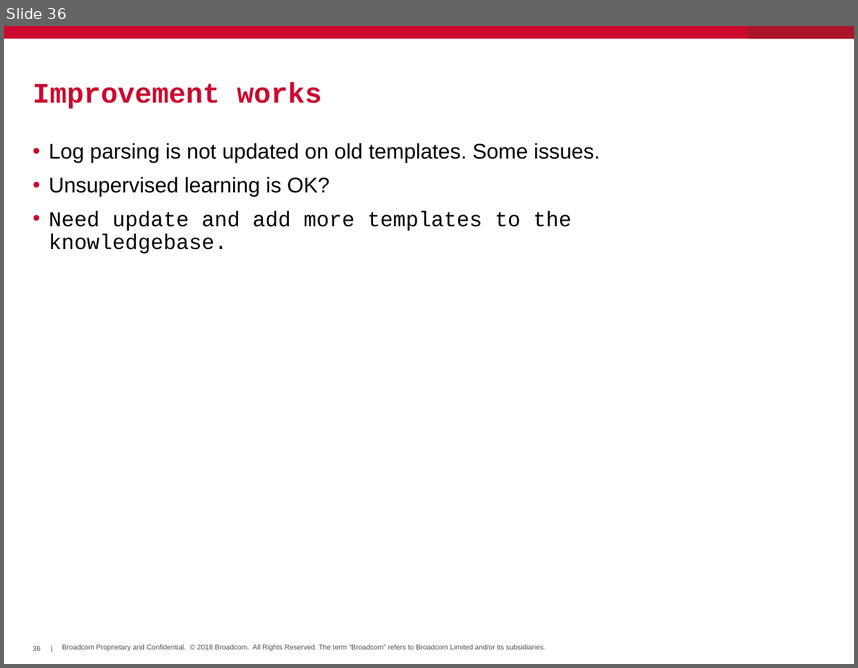
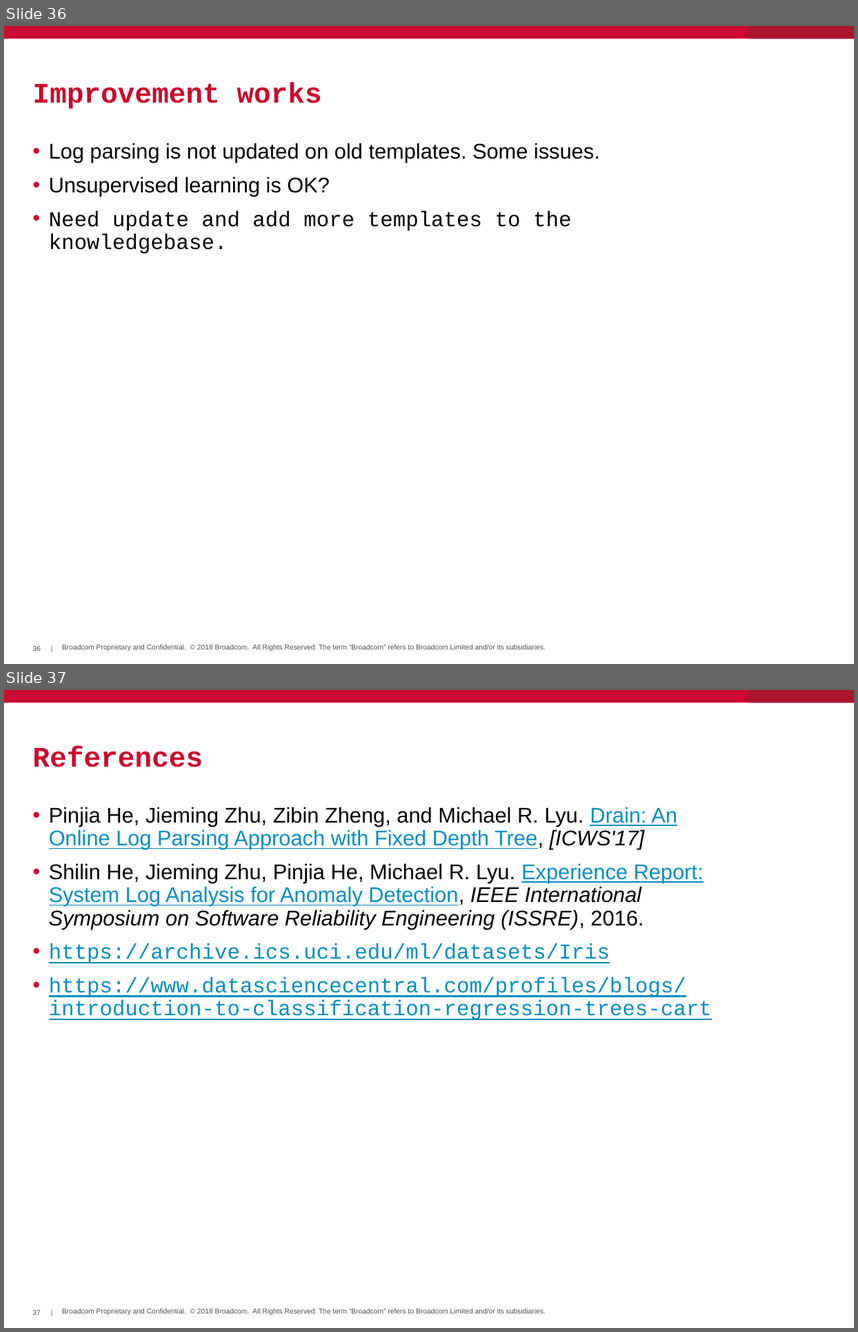
Before and after one commit to hayhan/loganalyzer, a slide deck: papers/LogAnalyzerIntro.pptx. Shown one above the other, each under a label of ours: slide 36 before the commit, slides 36 and 37 after it. The pictures are 858x668 and 858x1332 pixels, drawn with LibreOffice and Linux fonts; fonts in the diff are those of the drawing; background and template pictures are left out. Boxes give left, top, right and bottom in pixels: in the first picture for what was removed or moved away, otherwise in the second. Text is boxed around its words. In the diff, an @@ line names an element or a change of style, - is before the commit and + after.

Commit message:
add citation in Drain code and intro slides

```diff
--- a/papers/LogAnalyzerIntro.pptx
+++ b/papers/LogAnalyzerIntro.pptx
@@ slide 37 added at (4, 690, 854, 1328), background #FFFFFF; not listed: 5 template elements that a slide beside it also shows @@
@@ title added at (33, 746, 203, 767), 24 pt, text #CC092F, bold @@
+References
@@ text added at (49, 807, 712, 1020), 18 pt, text #008FBF, underline @@
+• Pinjia He, Jieming Zhu, Zibin Zheng, and Michael R. Lyu. Drain: An Online Log Parsing Approach with Fixed Depth Tree, [ICWS'17]
+• Shilin He, Jieming Zhu, Pinjia He, Michael R. Lyu. Experience Report: System Log Analysis for Anomaly Detection, IEEE International Symposium on Software Reliability Engineering (ISSRE), 2016.
+• https://archive.ics.uci.edu/ml/datasets/Iris
+• https://www.datasciencecentral.com/profiles/blogs/introduction-to-classification-regression-trees-cart
```
Also in this commit, not shown: 1 other file.
